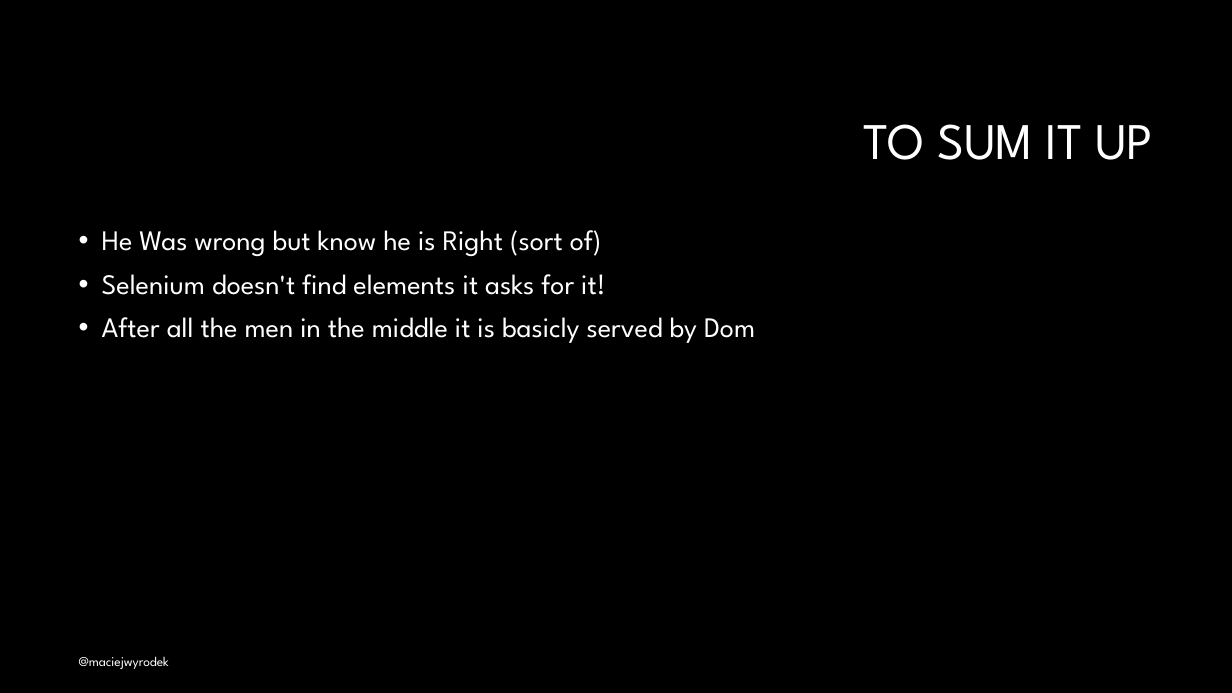
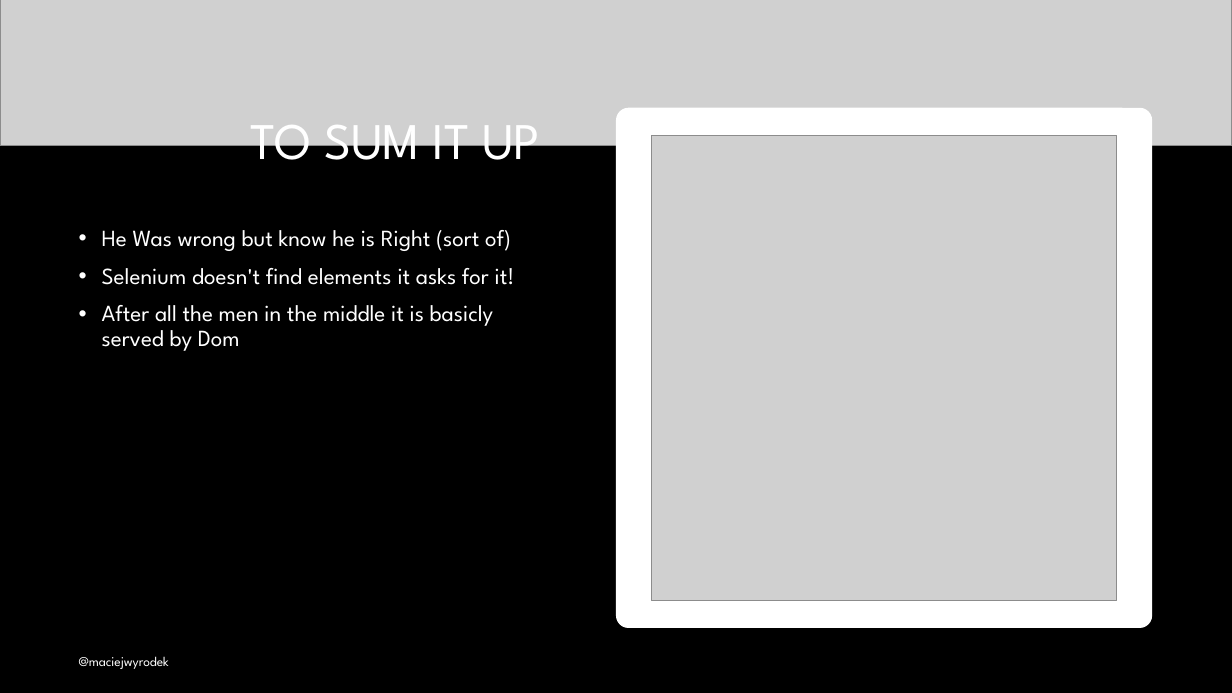
Before and after one commit to mwyrodek/SeleniumPresentation, a slide deck: slide 42 of docs/selenium.pptx (slide 39 before the commit). Drawn at 1232x693 pixels with LibreOffice and Linux fonts; fonts in the diff are those of the drawing; grey boxes stand for pictures; background and template pictures are left out. Boxes give left, top, right and bottom in pixels: in the first picture for what was removed or moved away, otherwise in the second. Text is boxed around its words. In the diff, an @@ line names an element or a change of style, - is before the commit and + after.

Commit message:
small update

```diff
--- a/docs/selenium.pptx
+++ b/docs/selenium.pptx
@@ background #000000 to #FFFFFF @@
@@ rectangle added at (0,0,1232,693), fill #000000 @@
@@ picture added at (0,0,1232,146) @@
@@ title "TO SUM IT UP" rewrapped from (864,124,1153,160) to (251,125,540,174) @@
@@ rounded rectangle added at (616,108,1153,628), fill #FFFFFF @@
@@ picture added at (652,135,1117,601) @@
@@ text "He Was wrong but know ..." at (102,230,515,351): size 22 to 18 pt @@
```
Also in this commit, not shown: 2 other slides changed, 4 slides added.
